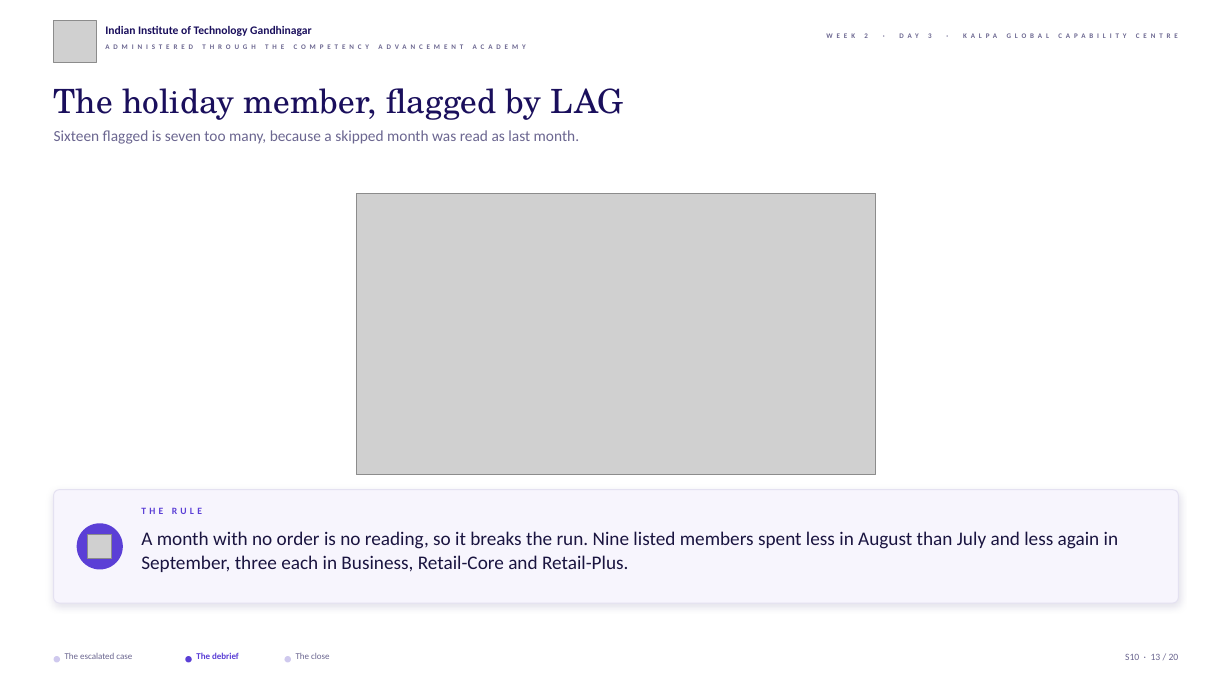
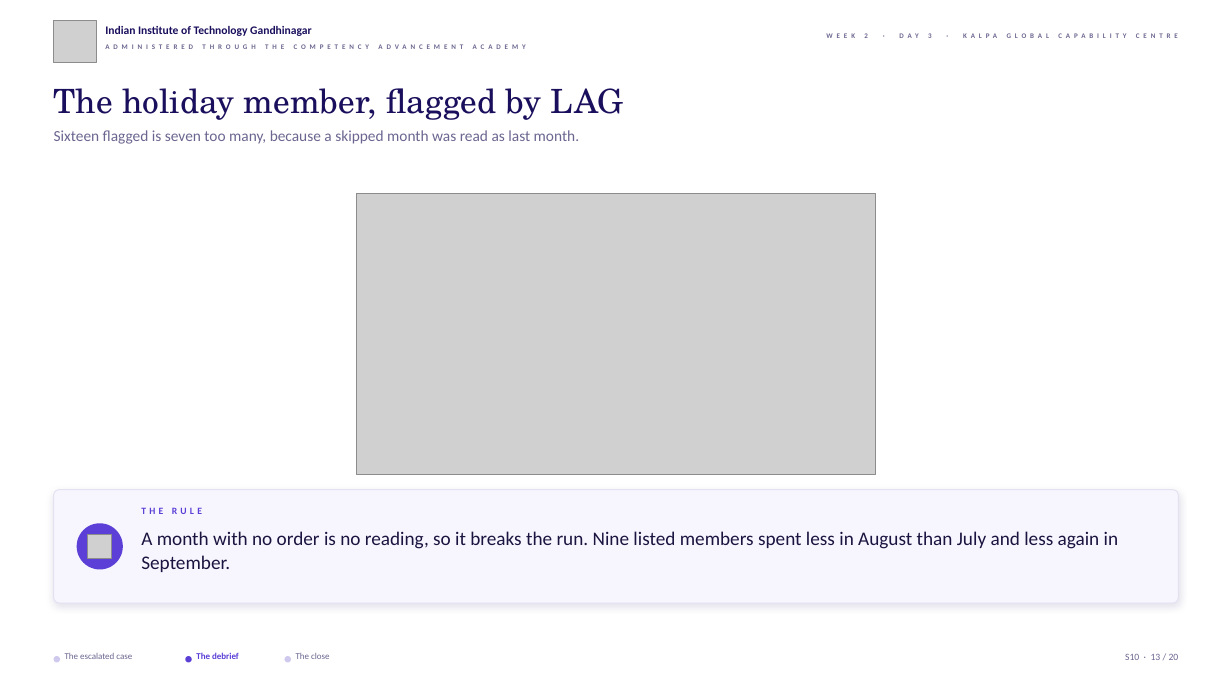
Before and after one commit to fde-academy-lab/c2-content-factory, a slide deck: slide 13 of content/W02/D3/slides/C2_W02_D03_half2_STUDENT.pptx. Drawn at 1232x693 pixels with LibreOffice and Linux fonts; fonts in the diff are those of the drawing; grey boxes stand for pictures; background and template pictures are left out. Boxes give left, top, right and bottom in pixels: in the first picture for what was removed or moved away, otherwise in the second. Text is boxed around its words. In the diff, an @@ line names an element or a change of style, - is before the commit and + after.

```diff
--- a/content/W02/D3/slides/C2_W02_D03_half2_STUDENT.pptx
+++ b/content/W02/D3/slides/C2_W02_D03_half2_STUDENT.pptx
@@ text at (141, 531, 1119, 572): text changed @@
-A month with no order is no reading, so it breaks the run. Nine listed members spent less in August than July and less again in September, three each in Business, Retail-Core and Retail-Plus.
+A month with no order is no reading, so it breaks the run. Nine listed members spent less in August than July and less again in September.
```
Also in this commit, not shown: 5 other slides changed, 4 other files.
